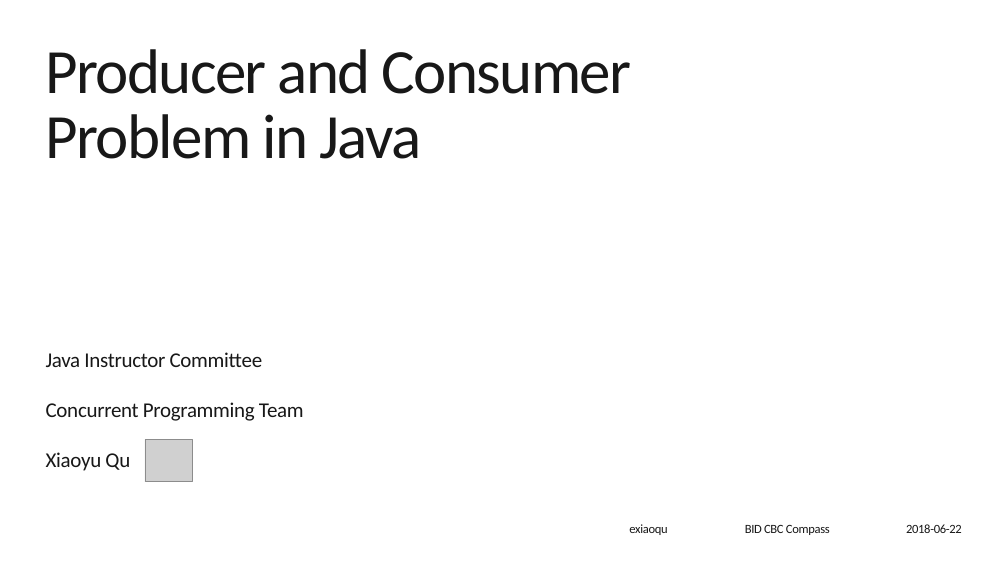
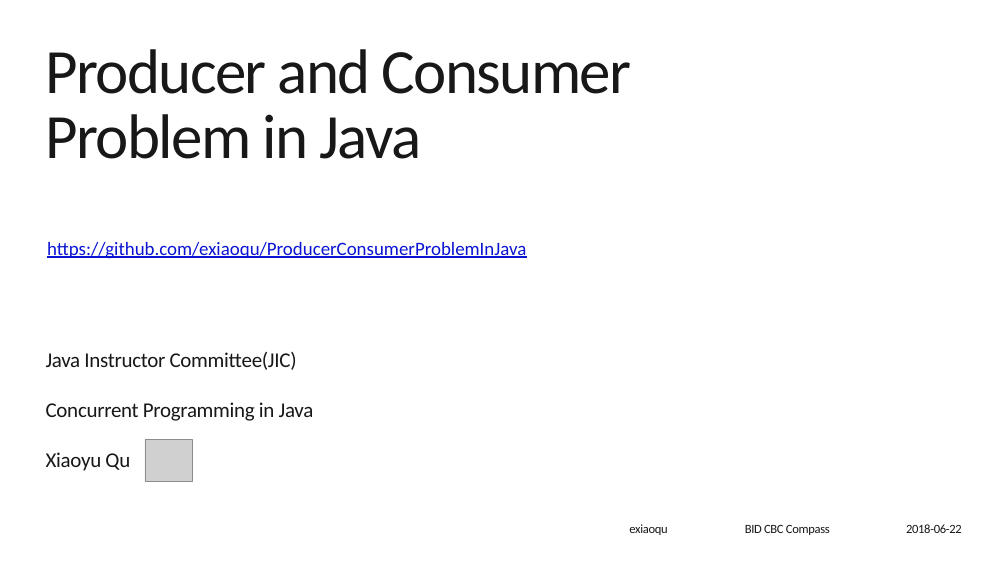
Before and after one commit to exiaoqu/ProducerConsumerProblemInJava, a slide deck: slide 2 of Producer and Consumer in Java.pptx (slide 1 before the commit). Drawn at 1008x567 pixels with LibreOffice and Linux fonts; fonts in the diff are those of the drawing; grey boxes stand for pictures; background and template pictures are left out. Boxes give left, top, right and bottom in pixels: in the first picture for what was removed or moved away, otherwise in the second. Text is boxed around its words. In the diff, an @@ line names an element or a change of style, - is before the commit and + after.

```diff
--- a/Producer and Consumer in Java.pptx
+++ b/Producer and Consumer in Java.pptx
@@ text added at [47, 242, 526, 259], 18 pt, text #0A14D2, underline @@
+https://github.com/exiaoqu/ProducerConsumerProblemInJava
@@ subtitle at [46, 352, 314, 421]: text changed @@
-Java Instructor Committee
-Concurrent Programming Team
+Java Instructor Committee(JIC)
+Concurrent Programming in Java
```
Also in this commit, not shown: 6 other slides changed, 1 slide added, 1 other file.
